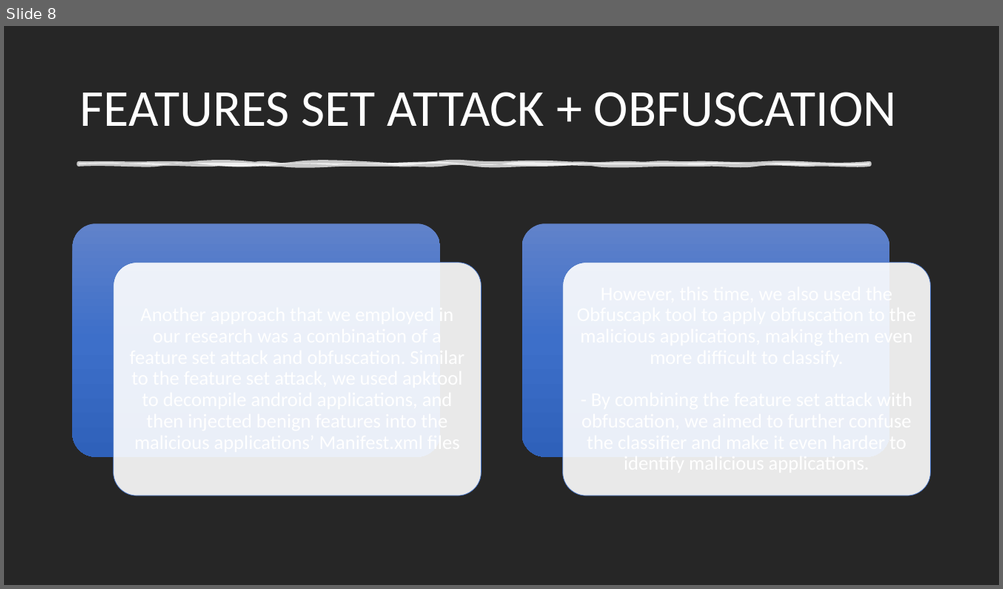
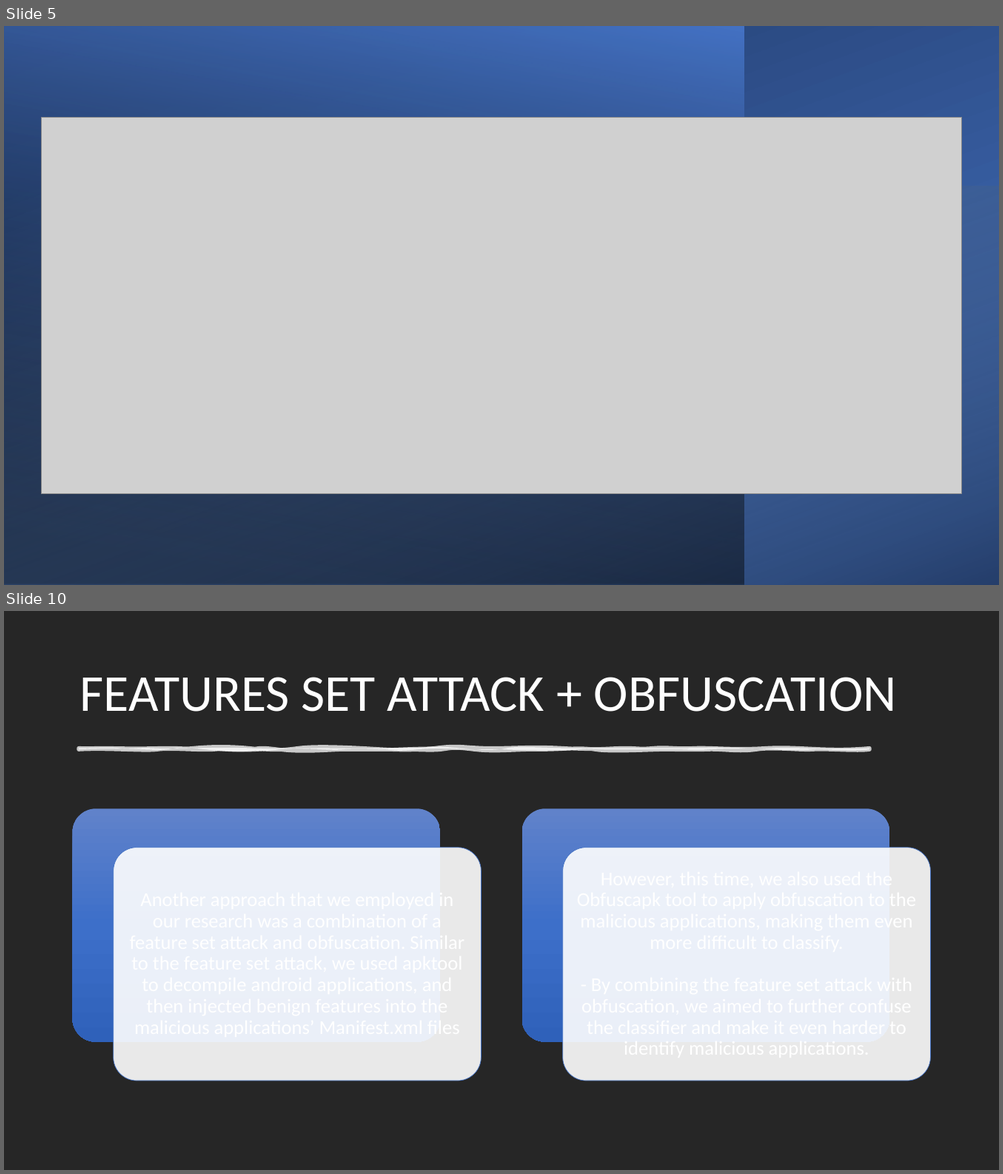
Before and after one commit to TalMalchi/drebin-android-attack, a slide deck: Presentation.pptx. Shown one above the other, each under a label of ours: slide 8 before the commit, slides 5 and 10 after it; the slides between them are not shown. The pictures are 1003x589 and 1003x1174 pixels, drawn with LibreOffice and Linux fonts; fonts in the diff are those of the drawing; grey boxes stand for pictures. Boxes give left, top, right and bottom in pixels: in the first picture for what was removed or moved away, otherwise in the second. Text is boxed around its words. In the diff, an @@ line names an element or a change of style, - is before the commit and + after.

```diff
--- a/Presentation.pptx
+++ b/Presentation.pptx
@@ slide 5 added at <box>4,26,999,585</box>, background #FFFFFF @@
@@ rectangle added at <box>4,26,744,585</box>, fill gradient #000000 to #4472C4 @@
@@ rectangle added at <box>5,26,999,585</box>, fill gradient #4472C4 to #203864 @@
@@ picture added at <box>41,117,962,494</box> @@
@@ rectangle added at <box>4,187,999,585</box>, fill gradient #9DC3E6 to #000000 @@
@@ what was slide 8 is now slide 10 @@
```
Also in this commit, not shown: 7 slides changed, 1 other slide added.
